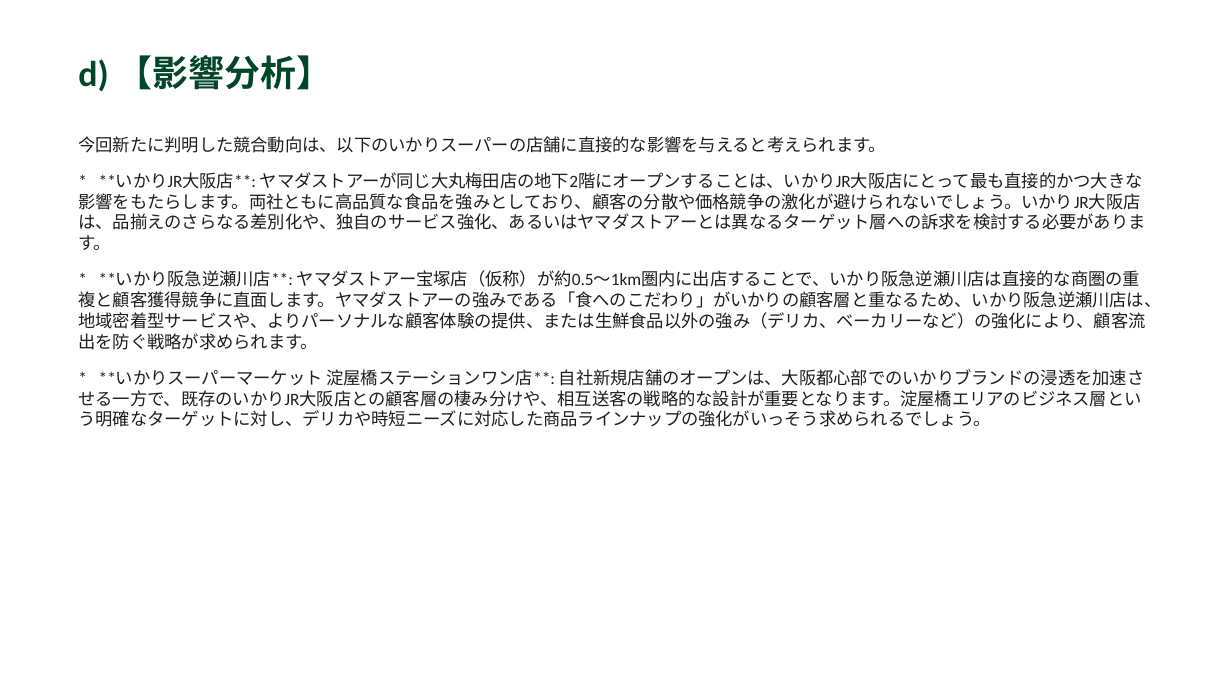
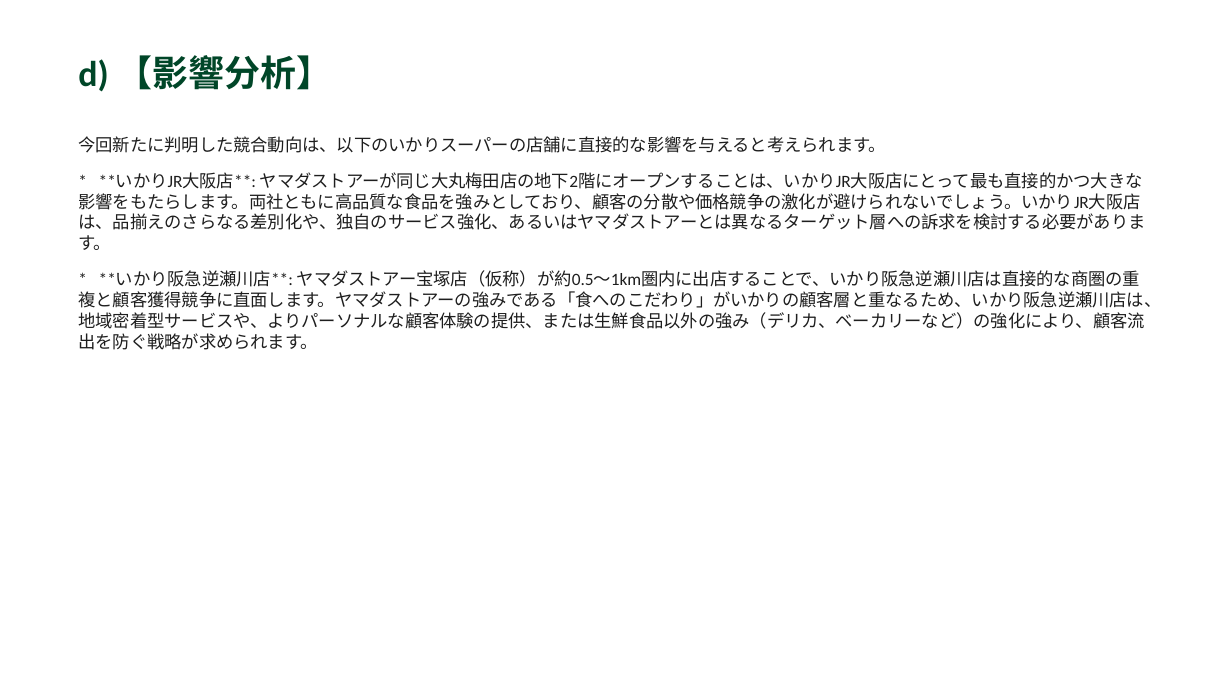
Before and after one commit to yutatbgt-bit/Competitive-research, a slide deck: slide 5 of report/2026_06_18_competitive_report.pptx. Drawn at 1232x693 pixels with LibreOffice and Linux fonts; fonts in the diff are those of the drawing. Boxes give left, top, right and bottom in pixels: in the first picture for what was removed or moved away, otherwise in the second. Text is boxed around its words. In the diff, an @@ line names an element or a change of style, - is before the commit and + after.

```diff
--- a/report/2026_06_18_competitive_report.pptx
+++ b/report/2026_06_18_competitive_report.pptx
@@ text at (78,369,1145,427): paragraph removed @@
-* **いかりスーパーマーケット 淀屋橋ステーションワン店**: 自社新規店舗のオープンは、大阪都心部でのいかりブランドの浸透を加速させる一方で、既存のいかりJR大阪店との顧客層の棲み分けや、相互送客の戦略的な設計が重要となります。淀屋橋エリアのビジネス層という明確なターゲットに対し、デリカや時短ニーズに対応した商品ラインナップの強化がいっそう求められるでしょう。
```
Also in this commit, not shown: 4 other slides changed, 2 other files.
